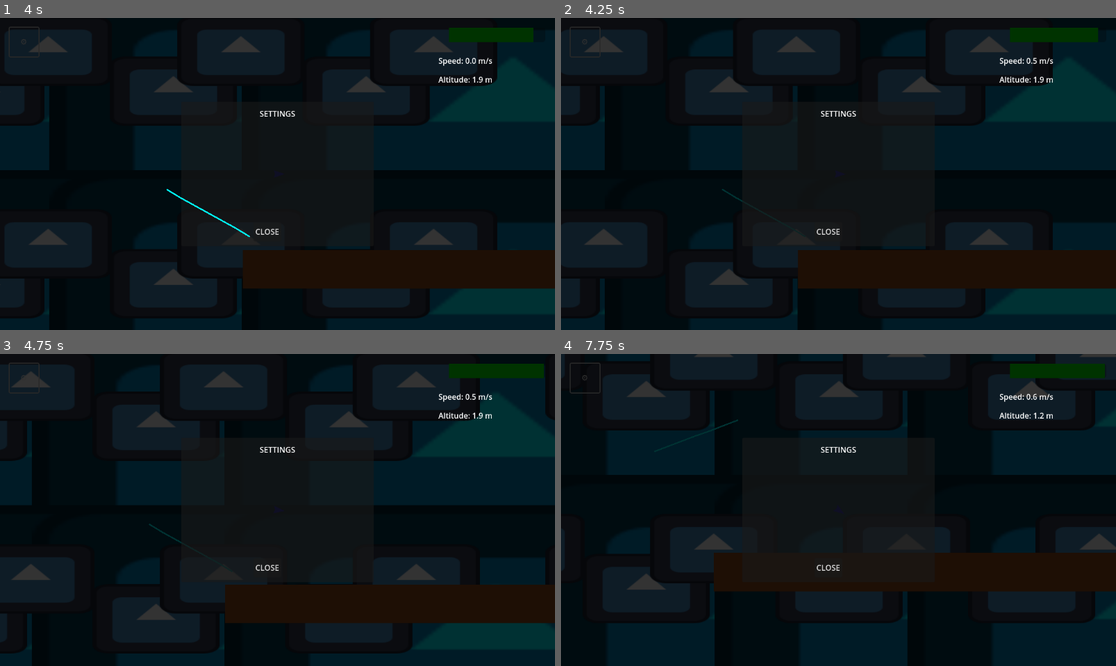
Above: before the commit, frames 1-4 (two rows, left to right).
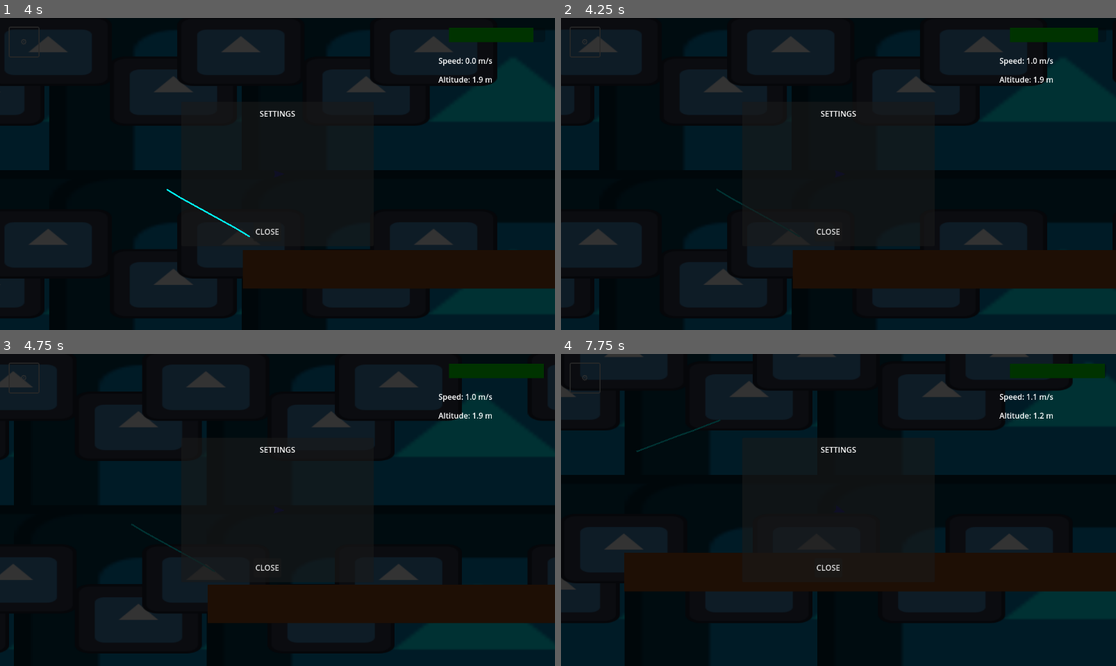
Above: after the commit, the same moments.

Repository: STUDIO-SINOKAYO/planegame
Game: Godot game, scene res://Scenes/level.tscn
The game is run twice, just before and just after one commit, with the same random seed, the same clock (stepped at 60 frames per second) and the same inputs. The engine's default icon, where the game draws it, is replaced by a stand-in: a white triangle on a blue panel in a dark square.
Inputs (mouse positions are in pixels of both pictures, inside the frame that each line leads up to):
- Up to frame 1 (4 s): click "⚙️" at 0.5 s; click "⚙️" at 1.25 s; click "⚙️" at 2 s; tap Enter at 2.75 s; move the mouse to (399, 158) at 2.77 s; click (399, 158) at 2.92 s; tap Space at 3.5 s; drag from (166, 189) to (249, 236) at 3.52 s
- Up to frame 2 (4.25 s): no input
- Up to frame 3 (4.75 s): move the mouse to (333, 441) at 4.27 s; click (333, 441) at 4.42 s
- Up to frame 4 (7.75 s): drag from (810, 572) to (672, 463) at 5.02 s; move the mouse to (1005, 556) at 5.77 s; click (1005, 556) at 5.92 s; drag from (672, 463) to (755, 432) at 6.52 s; move the mouse to (866, 510) at 7.27 s; click (866, 510) at 7.42 s

Frame 1 is identical in both runs. In frame 2, 2.4% of the frame differs, in the area x 3-100%, y 4-100%; in frame 3, 4.9%; in frame 4, 13%, in the area x 0-100%, y 0-100%.

Commit message:
speed change

Diff:
--- a/Scenes/level.tscn
+++ b/Scenes/level.tscn
@@ -31,8 +31,8 @@
 [node name="Plane" type="CharacterBody2D" parent="."]
 position = Vector2(72, 407)
 script = ExtResource("2_6phgx")
+base_speed = 100.0
 gravity = 9.8
-loop_acceleration = 500.0
 
 [node name="PlaneVisual" type="Polygon2D" parent="Plane"]
 color = Color(0, 0, 1, 1)
